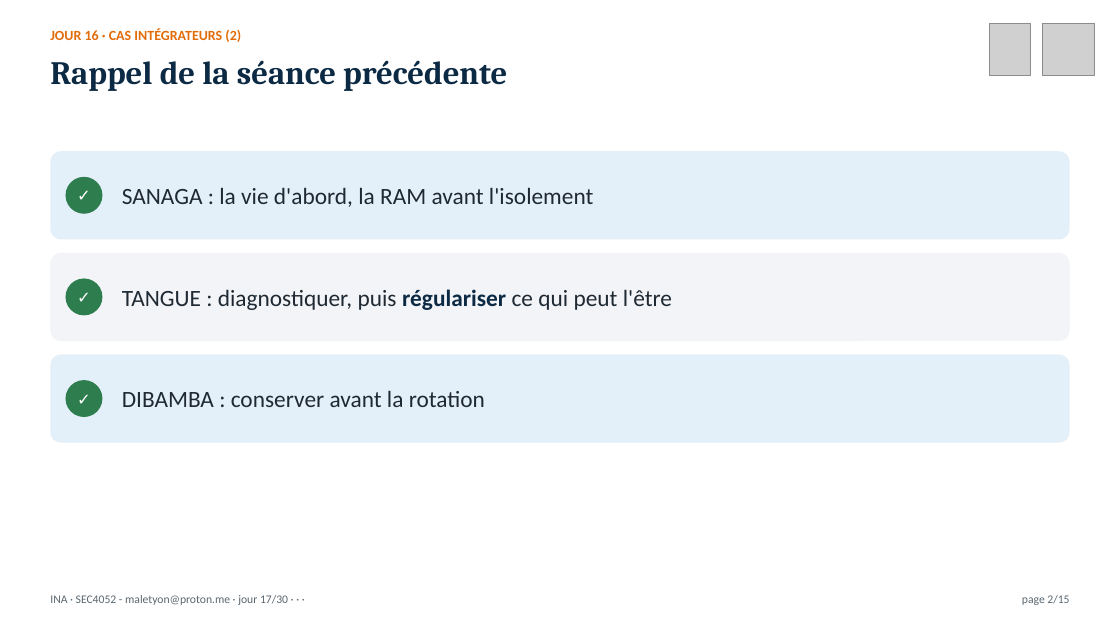
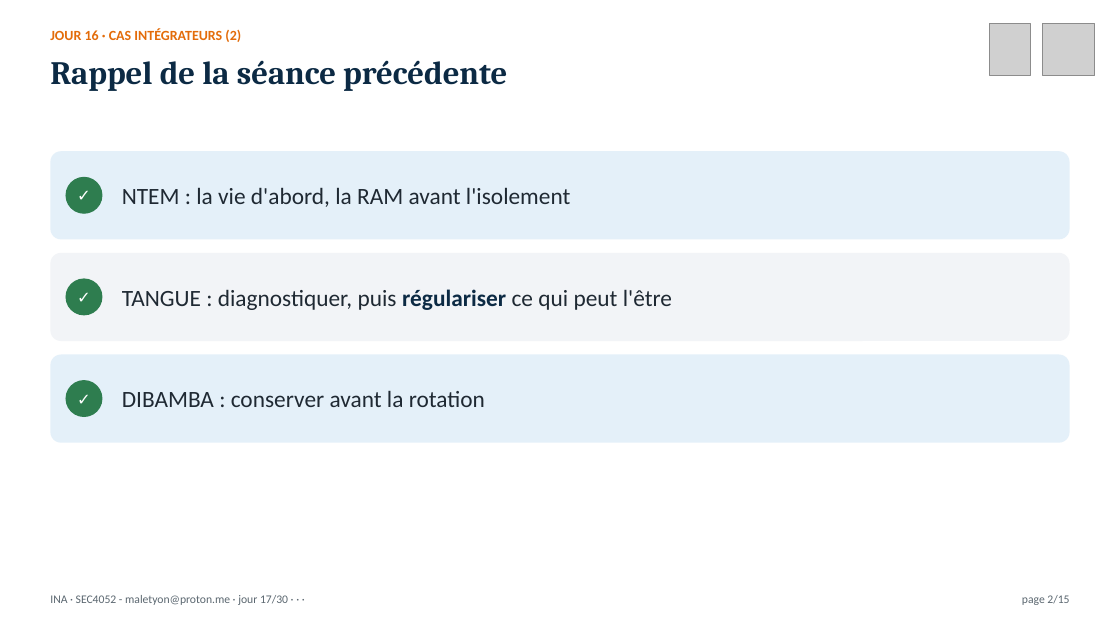
Before and after one commit to MaletYon/cours-ina, a slide deck: slide 2 of Présentation/INA_J17.pptx. Drawn at 1120x630 pixels with LibreOffice and Linux fonts; fonts in the diff are those of the drawing; grey boxes stand for pictures. Boxes give left, top, right and bottom in pixels: in the first picture for what was removed or moved away, otherwise in the second. Text is boxed around its words. In the diff, an @@ line names an element or a change of style, - is before the commit and + after.

```diff
--- a/Présentation/INA_J17.pptx
+++ b/Présentation/INA_J17.pptx
@@ text at [122, 187, 570, 207]: text changed @@
-SANAGA : la vie d'abord, la RAM avant l'isolement
+NTEM : la vie d'abord, la RAM avant l'isolement
```
Also in this commit, not shown: 35 other files.
